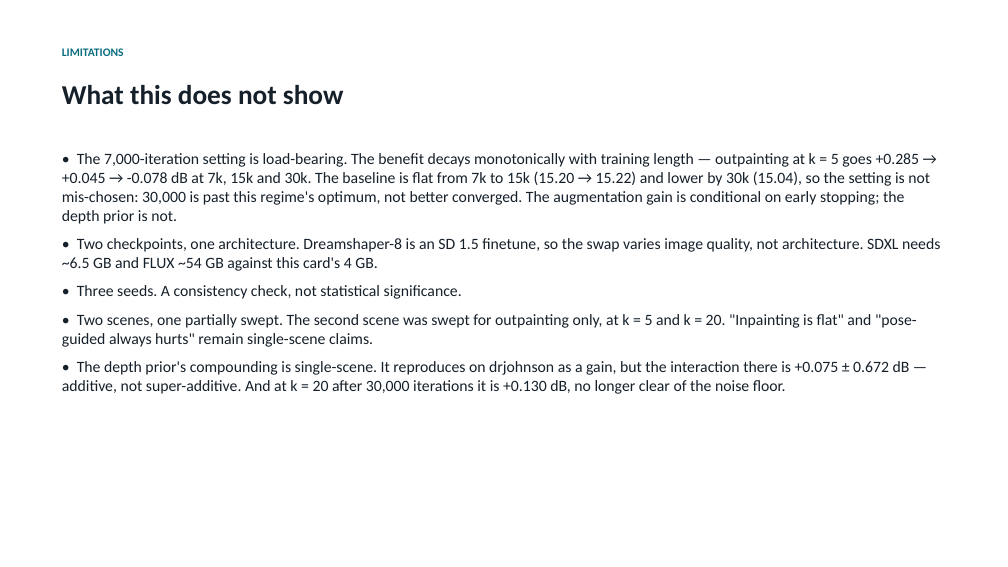
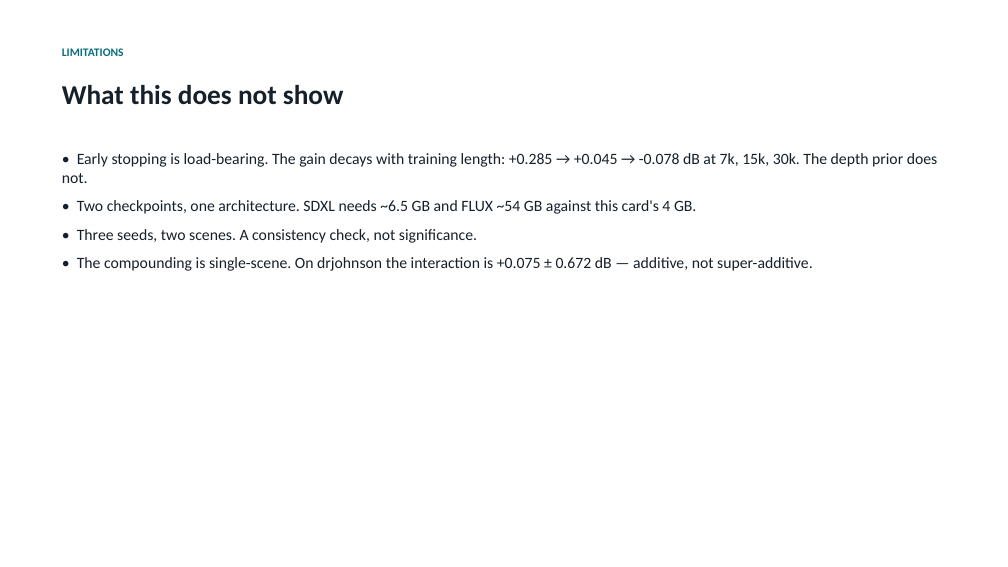
Before and after one commit to mohamedeyaad/fewshot-gaussian-splatting, a slide deck: slide 17 of results/presentation.pptx. Drawn at 1008x567 pixels with LibreOffice and Linux fonts; fonts in the diff are those of the drawing. Boxes give left, top, right and bottom in pixels: in the first picture for what was removed or moved away, otherwise in the second. Text is boxed around its words. In the diff, an @@ line names an element or a change of style, - is before the commit and + after.

```diff
--- a/results/presentation.pptx
+++ b/results/presentation.pptx
@@ text at [62,153,938,271]: text changed @@
-• The 7,000-iteration setting is load-bearing. The benefit decays monotonically with training length — outpainting at k = 5 goes +0.285 → +0.045 → -0.078 dB at 7k, 15k and 30k. The baseline is flat from 7k to 15k (15.20 → 15.22) and lower by 30k (15.04), so the setting is not mis-chosen: 30,000 is past this regime's optimum, not better converged. The augmentation gain is conditional on early stopping; the depth prior is not.
-• Two checkpoints, one architecture. Dreamshaper-8 is an SD 1.5 finetune, so the swap varies image quality, not architecture. SDXL needs ~6.5 GB and FLUX ~54 GB against this card's 4 GB.
-• Three seeds. A consistency check, not statistical significance.
-• Two scenes, one partially swept. The second scene was swept for outpainting only, at k = 5 and k = 20. "Inpainting is flat" and "pose-guided always hurts" remain single-scene claims.
-• The depth prior's compounding is single-scene. It reproduces on drjohnson as a gain, but the interaction there is +0.075 ± 0.672 dB — additive, not super-additive. And at k = 20 after 30,000 iterations it is +0.130 dB, no longer clear of the noise floor.
+• Early stopping is load-bearing. The gain decays with training length: +0.285 → +0.045 → -0.078 dB at 7k, 15k, 30k. The depth prior does not.
+• Two checkpoints, one architecture. SDXL needs ~6.5 GB and FLUX ~54 GB against this card's 4 GB.
+• Three seeds, two scenes. A consistency check, not significance.
+• The compounding is single-scene. On drjohnson the interaction is +0.075 ± 0.672 dB — additive, not super-additive.
```
Also in this commit, not shown: 10 other slides changed, 8 other files.
